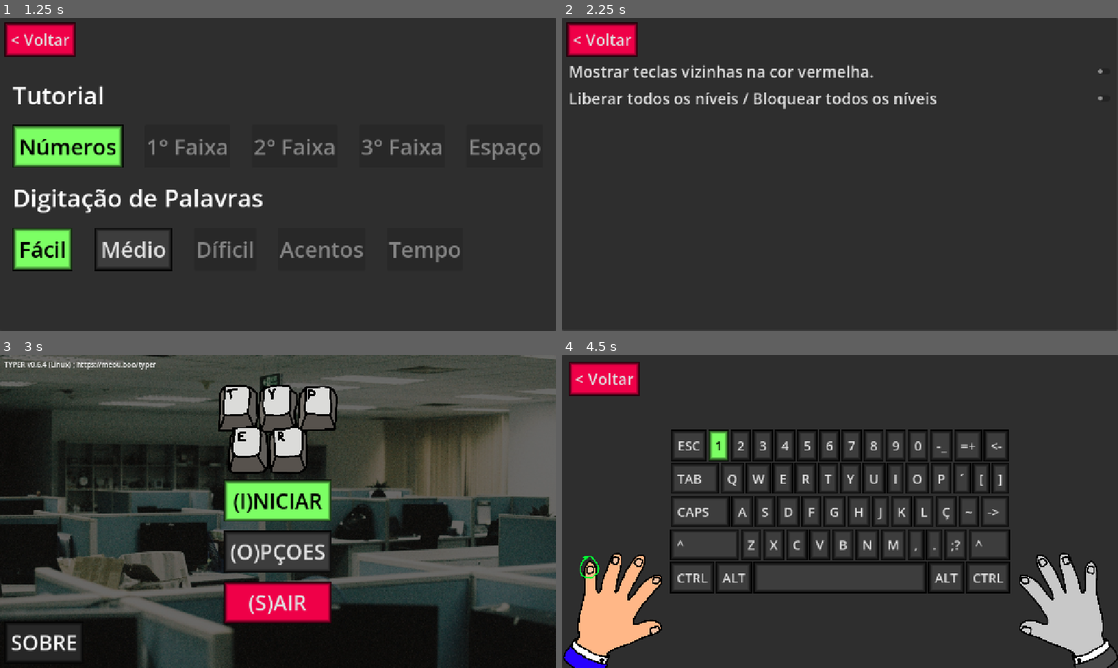
Above: before the commit, frames 1-4 (two rows, left to right).
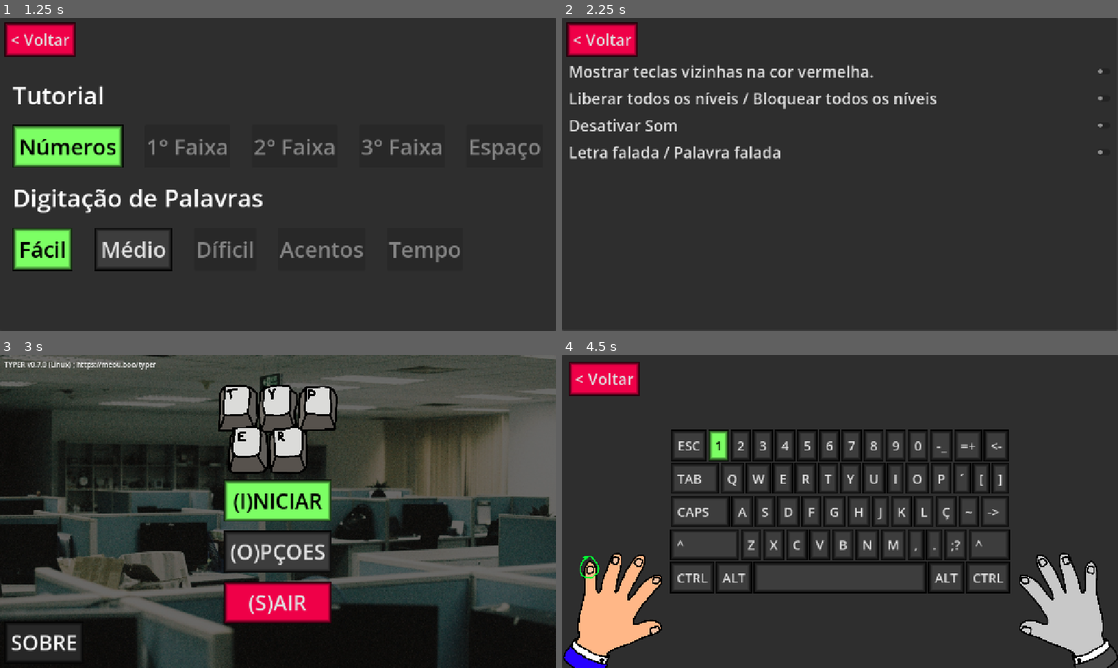
Above: after the commit, the same moments.

Repository: rafameou/typer
Game: Godot game, scene res://scenes/parabens.tscn
Two runs of this game, one before a commit and one after it. Both use one fixed random seed, a clock stepped at 60 frames per second and the inputs below. This scene is started directly instead of the project's main scene.
Inputs:
- Up to frame 1 (1.25 s): click "< (V)oltar" at 0.5 s
- Up to frame 2 (2.25 s): click "< Voltar" at 1.25 s; click "(O)PÇOES" at 2 s
- Up to frame 3 (3 s): click "< Voltar" at 2.75 s
- Up to frame 4 (4.5 s): click "(I)NICIAR" at 3.5 s; click "Números" at 4.25 s

Frame 1 is identical in both runs. In frame 2, 1.1% of the frame differs, in the area x 1-98%, y 32-46%; in frame 3, less than 0.1%; in frame 4, nothing differs.
Error after the commit: Invalid type in function 'tts_speak' in base 'DisplayServer'. Cannot convert argument 2 from Nil to String. (res://src/parabens.gd:136)

Commit message:
typer 0.7.0

Diff:
--- a/project.godot
+++ b/project.godot
@@ -11,13 +11,17 @@
 [application]
 
 config/name="typer"
-config/version="0.6.4"
+config/version="0.7.0"
 run/main_scene="uid://25742lpqumsd"
-config/features=PackedStringArray("4.6", "GL Compatibility")
+config/features=PackedStringArray("4.7", "GL Compatibility")
 boot_splash/bg_color=Color(0.14117648, 0.14117648, 0.14117648, 0)
 boot_splash/stretch_mode=0
 boot_splash/image="uid://d0gs6k5nfwls2"
 config/icon="uid://d0gs6k5nfwls2"
+
+[audio]
+
+general/text_to_speech=true
 
 [display]
 
--- a/scenes/jogo.tscn
+++ b/scenes/jogo.tscn
@@ -42,7 +42,7 @@
 "duration": 1.0,
 "texture": ExtResource("13_x0srm")
 }],
-"loop": true,
+"loop": 1,
 "name": &"default",
 "speed": 5.0
 }]
@@ -68,7 +68,7 @@
 "duration": 1.0,
 "texture": ExtResource("19_hp1jg")
 }],
-"loop": true,
+"loop": 1,
 "name": &"default",
 "speed": 5.0
 }]
--- a/scenes/opcoes.tscn
+++ b/scenes/opcoes.tscn
@@ -45,6 +45,18 @@
 theme_override_font_sizes/font_size = 36
 text = "Liberar todos os níveis / Bloquear todos os níveis"
 
+[node name="CheckButton3" type="CheckButton" parent="PanelContainer/MarginContainer/VBoxContainer" unique_id=871309651]
+layout_mode = 2
+theme_override_font_sizes/font_size = 36
+text = "Desativar Som"
+
+[node name="CheckButton4" type="CheckButton" parent="PanelContainer/MarginContainer/VBoxContainer" unique_id=628780925]
+layout_mode = 2
+theme_override_font_sizes/font_size = 36
+text = "Letra falada / Palavra falada"
+
 [connection signal="pressed" from="PanelContainer/MarginContainer/VBoxContainer/HBoxContainer/voltar" to="." method="_on_voltar_pressed"]
 [connection signal="toggled" from="PanelContainer/MarginContainer/VBoxContainer/CheckButton" to="." method="_on_check_button_toggled"]
 [connection signal="toggled" from="PanelContainer/MarginContainer/VBoxContainer/CheckButton2" to="." method="_on_check_button_2_toggled"]
+[connection signal="toggled" from="PanelContainer/MarginContainer/VBoxContainer/CheckButton3" to="." method="_on_check_button_3_toggled"]
+[connection signal="toggled" from="PanelContainer/MarginContainer/VBoxContainer/CheckButton4" to="." method="_on_check_button_4_toggled"]
--- a/src/globals.gd
+++ b/src/globals.gd
@@ -5,7 +5,12 @@
 # f m d a t
 static var dificuldade = "f"
 
+static var voices = null
+static var voice_id = null
+
 static var toggle_vizinhos = false
+static var toggle_d_som = false
+static var toggle_v_fala = false
 
 # jogo normal, false para tutorial
 static var n = true
--- a/src/jogo.gd
+++ b/src/jogo.gd
@@ -2,6 +2,7 @@
 
 var palavra_escrita = null
 var palavra_backup = ""
+var palavra_tts = ""
 var index_palavra = 0
 var index_palavra_bruh = 0
 var palavra_escrita_dois = null
@@ -100,6 +101,7 @@
 						botao_neutro(old_button_vizinho)
 
 	if palavra_backup.length() <= index_palavra:
+		palavra_tts = ""
 		index_palavra_bruh = index_palavra_bruh + 1
 		if grupo_palavras_selecionado.size() > index_palavra_bruh:
 			palavra_backup = grupo_palavras_selecionado[index_palavra_bruh]
@@ -134,6 +136,10 @@
 			mao_esquerda.set_frame(dedo)
 		else:
 			mao_direita.set_frame(dedo-5)
+
+	if !g.toggle_d_som and !g.toggle_v_fala:
+		DisplayServer.tts_stop()
+		DisplayServer.tts_speak(palavra_backup[index_palavra], g.voice_id)
 
 	var button = find_child(palavra_backup[index_palavra])
 	if button is Button:
@@ -166,6 +172,10 @@
 		for i in range(palavra_backup.length()):
 			if i == index_palavra:
 				resultado += "[color=green]%s[/color]" % [palavra_backup[i]]
+				palavra_tts += palavra_backup[i]
+				if !g.toggle_d_som and g.toggle_v_fala:
+					DisplayServer.tts_stop()
+					DisplayServer.tts_speak(palavra_tts, g.voice_id)
 			else:
 				resultado += palavra_backup[i]
 		return resultado
--- a/src/menu_iniciar.gd
+++ b/src/menu_iniciar.gd
@@ -11,22 +11,34 @@
 	var license := get_node_or_null("PanelContainer/MarginContainer/VBoxContainer2/Label")
 	if license is Label:
 		license.text = ""
+
+	#@PMRL-BAMPMRL-BAM Apr 27
+	#If you want to test the Godot TTS through the Steam client and are on linux (particularly Arch based aka, what I have),
+	#make sure to force Steam to use a specific compatibility tool, like Legacy runtime 1.0
+	#https://docs.godotengine.org/en/stable/tutorials/audio/text_to_speech.html
+	g.voices = DisplayServer.tts_get_voices_for_language("pt")
+	if g.voices:
+		g.voice_id = g.voices[0]
+	else:
+		g.toggle_d_som = true
+
+	if !g.toggle_d_som:
+		DisplayServer.tts_stop()
+		DisplayServer.tts_speak("Bem-vindo ao taipher!", g.voice_id)
+
 	pass # Replace with function body.
 
 # Called every frame. 'delta' is the elapsed time since the previous frame.
 func _process(_delta: float) -> void:
 	pass
 
-
 func _on_iniciar_pressed() -> void:
 	get_tree().change_scene_to_file("res://scenes/menu_niveis.tscn")
 	pass # Replace with function body.
 
-
 func _on_opcoes_pressed() -> void:
 	get_tree().change_scene_to_file("res://scenes/opcoes.tscn")
 	pass # Replace with function body.
-
 
 func _on_sair_pressed() -> void:
 	get_tree().quit(1)
--- a/src/opcoes.gd
+++ b/src/opcoes.gd
@@ -17,7 +17,6 @@
 	g.toggle_vizinhos = toggled_on
 	pass # Replace with function body.
 
-
 func _on_check_button_2_toggled(toggled_on: bool) -> void:
 	if toggled_on:
 		g.tuto_bump = 4
@@ -26,3 +25,13 @@
 		g.tuto_bump = 0
 		g.nivel_bump = 0
 	pass # Replace with function body.
+
+func _on_check_button_3_toggled(toggled_on: bool) -> void:
+	g.toggle_d_som = toggled_on
+	if !g.voices:
+		g.toggle_d_som = true
+	pass # Replace with function body.
+
+func _on_check_button_4_toggled(toggled_on: bool) -> void:
+	g.toggle_v_fala = toggled_on
+	pass # Replace with function body.
--- a/src/parabens.gd
+++ b/src/parabens.gd
@@ -130,6 +130,10 @@
 			"t":
 				label.text = label.text + "TEMPO!" #insrir tempo
 				button.queue_free()
+
+	if !g.toggle_d_som:
+		DisplayServer.tts_stop()
+		DisplayServer.tts_speak("%s, você conseguiu %d estrelas!" % [label.text, porc_acertos], g.voice_id)
 	# --------------------------------------------------------------------------
 	pass # Replace with function body.
 
Not shown, changed: export_presets.cfg
